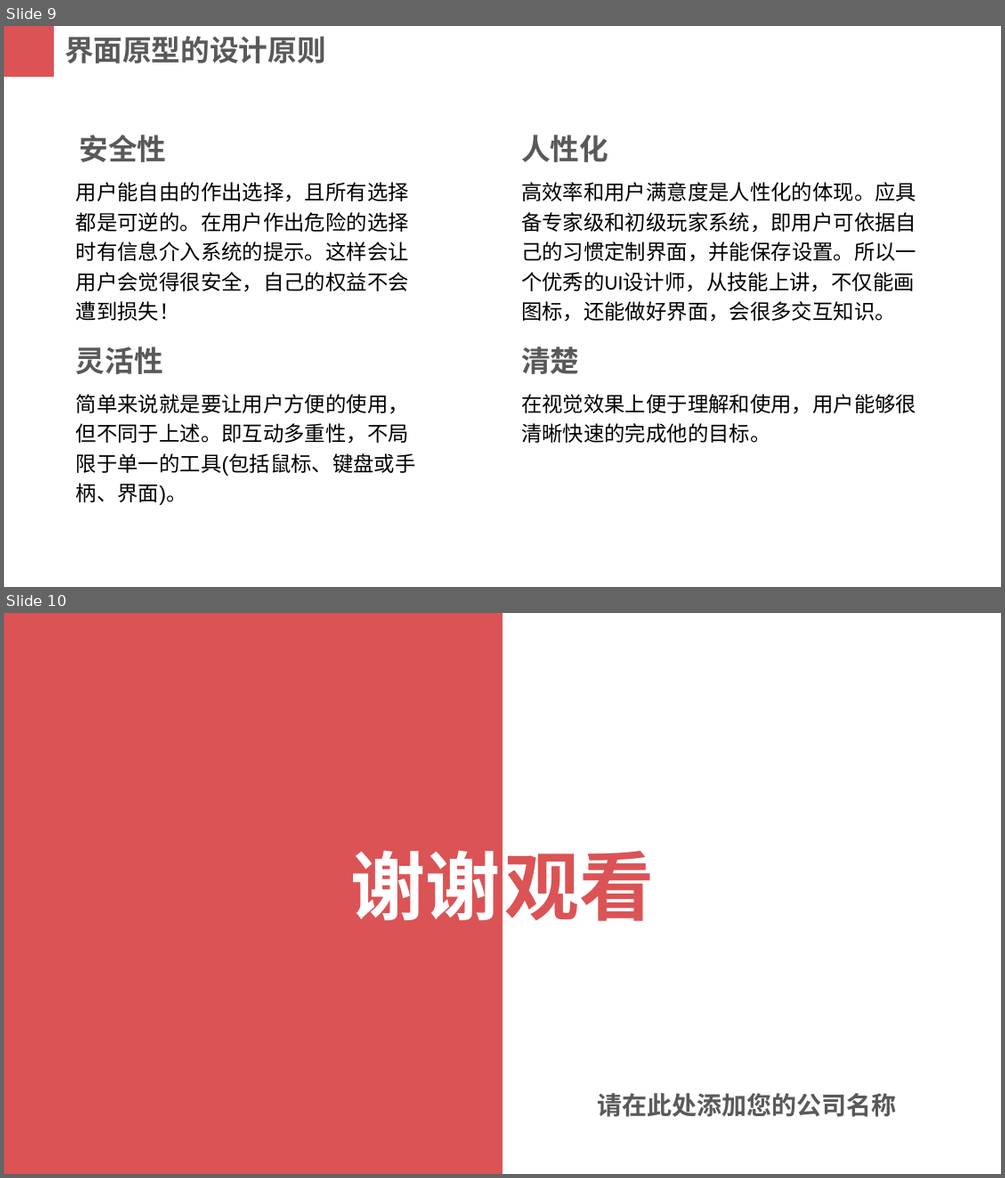
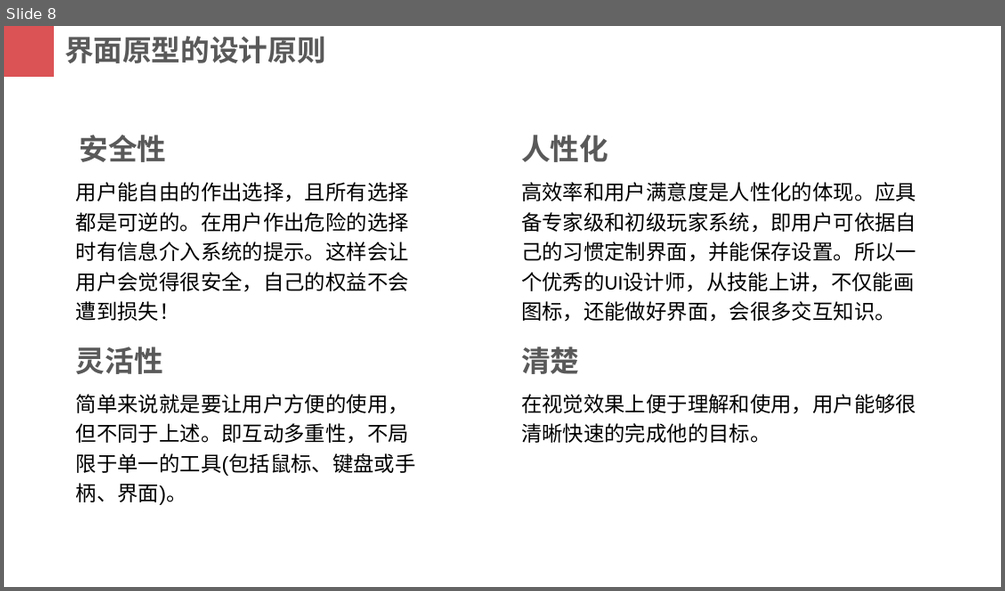
Before and after one commit to PRD2018-G03/PRD2018-G03-SoftwareEngineeringProject, a slide deck: 非受控文档/2_叶柏成/PPT/红灰配色简洁实用PPT模板.pptx. Shown one above the other, each under a label of ours: slides 9 and 10 before the commit, slide 8 after it. The pictures are 1005x1178 and 1005x591 pixels, drawn with LibreOffice and Linux fonts; fonts in the diff are those of the drawing. Boxes give left, top, right and bottom in pixels: in the first picture for what was removed or moved away, otherwise in the second. Text is boxed around its words. In the diff, an @@ line names an element or a change of style, - is before the commit and + after.

```diff
--- a/非受控文档/2_叶柏成/PPT/红灰配色简洁实用PPT模板.pptx
+++ b/非受控文档/2_叶柏成/PPT/红灰配色简洁实用PPT模板.pptx
@@ slide 10 removed at [4,613,1001,1174], background #FFFFFF @@
@@ rectangle removed at [4,613,502,1174] @@
@@ text removed at [350,838,654,933] @@
-谢谢
@@ text removed at [350,838,654,933] @@
-观看
@@ text removed at [597,1093,896,1117] @@
-请在此处添加您的公司名称
@@ what was slide 9 is now slide 8 @@
```
Also in this commit, not shown: 1 slide added, 1 other slide removed.
